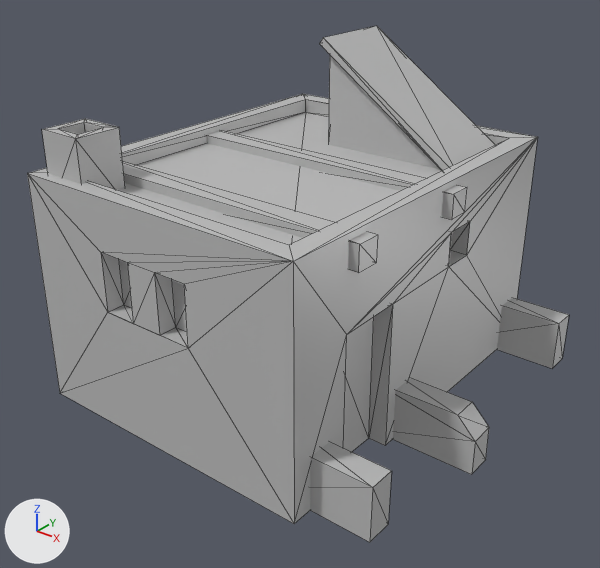
A saved change to the COLLADA model art/meshes/structural/egypt_house.dae.
Before and after are seen from a 50 mm lens placed at (13.28, -17.14, 13.51), pointed at (0.17, -0.75, 3.35). Every picture has the same lights, and +X, +Y and +Z are marked at lower left. Mesh edges are drawn as thin lines. Where no turn or scale is listed for an object, it has been applied to the vertices.

Before the edit, the objects in view are built like this:
```python
me_house_3_grp_1110_default_material = bpy.data.meshes.new('House_3-GRP-1110-Default_Material')
me_house_3_grp_1110_default_material.from_pydata(...)  # 168 vertices, 266 faces; spans x -5.38..6.13, y -5.46..5.97, z -0.01..9.46
me_house_3_grp_1110_default_material.materials.append(mat_default_material_005)  # grey #bebebe
ob_house_3_grp_1110_default_material = bpy.data.objects.new('House_3-GRP-1110-Default_Material', me_house_3_grp_1110_default_material)
ob_house_3_grp_1110_default_material.location = (0.0, 0.0, 0.0)
```
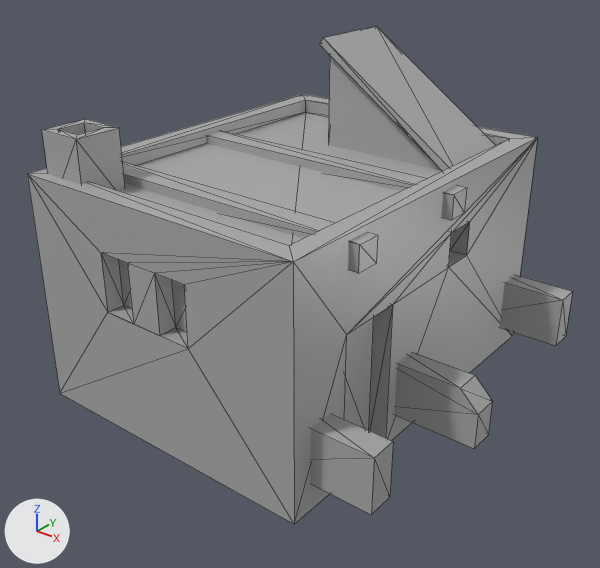
Where the change shows, as pixel boxes [x1, y1, x2, y2] in the pictures (600 x 568 px; the box of a moved part takes in the faces that stretch with it):
'House_3-GRP-1110-Default_Material', reshaped
    before: [27, 26, 569, 542]
    after: [27, 26, 573, 524]
part 1 of me_house_3_grp_1110_default_material, moved or reshaped
    both: [123, 162, 378, 273]
part 2 of me_house_3_grp_1110_default_material, moved or reshaped
    before: [310, 442, 391, 542]
    after: [310, 414, 393, 515]
part 3 of me_house_3_grp_1110_default_material, moved or reshaped
    before: [497, 298, 569, 368]
    after: [499, 275, 573, 346]
part 4 of me_house_3_grp_1110_default_material, moved or reshaped
    before: [206, 130, 467, 220]
    after: [206, 131, 467, 220]
part 5 of me_house_3_grp_1110_default_material, moved or reshaped
    before: [320, 26, 495, 170]
    after: [319, 26, 495, 171]
part 6 of me_house_3_grp_1110_default_material, moved or reshaped
    both: [27, 94, 537, 523]
part 7 of me_house_3_grp_1110_default_material, moved or reshaped
    both: [42, 119, 125, 190]
part 8 of me_house_3_grp_1110_default_material, moved or reshaped
    before: [393, 378, 489, 474]
    after: [394, 352, 493, 449]

The change in detail:
me_house_3_grp_1110_default_material has 168 vertices, 266 faces and spans x -5.38..6.13, y -5.46..5.97, z -0.01..9.46.
me_house_3_grp_1110_default_material is used by ob_house_3_grp_1110_default_material; location (0.0, 0.0, 0.0).
me_house_3_grp_1110_default_material part 1: the loose piece of 8 vertices spanning x -5.38..4.05, y -3.56..-2.89, z 5.86..6.53 is moved by (0.0, 0.0, -0.01).
me_house_3_grp_1110_default_material part 2: the loose piece of 8 vertices spanning x 2.39..5.48, y -4.85..-4.1, z -0.01..1.56 is moved by (0.0, 0.0, 0.8).
me_house_3_grp_1110_default_material part 3: the loose piece of 8 vertices spanning x 2.54..5.62, y 4.85..5.6, z -0.01..1.56 is moved by (0.0, 0.0, 0.8).
me_house_3_grp_1110_default_material part 4: the loose piece of 8 vertices spanning x -5.38..4.05, y 0.48..1.16, z 5.86..6.53 is moved by (0.0, 0.0, -0.01).
me_house_3_grp_1110_default_material part 5: the loose piece of 22 vertices spanning x -1.73..3.19, y 2.5..5.26, z 6.17..9.46 is moved by (0.0, 0.0, -0.01).
me_house_3_grp_1110_default_material part 6: the loose piece of 88 vertices spanning x -5.08..3.76, y -5.46..5.97, z -0.01..6.72 is moved by (0.0, 0.0, -0.01).
me_house_3_grp_1110_default_material part 7: the loose piece of 16 vertices spanning x -4.67..-3.32, y -5.12..-3.76, z 5.81..7.87 is moved by (0.0, 0.0, -0.01).
me_house_3_grp_1110_default_material part 8: the loose piece of 10 vertices spanning x 3.04..6.13, y -1.26..-0.5, z -0.01..1.56 is moved by (0.0, 0.0, 0.8).
